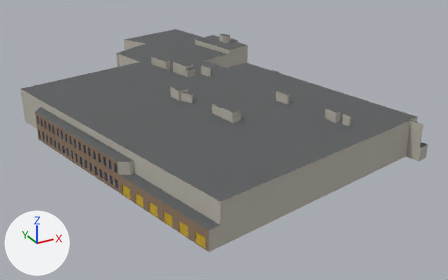
Renders of the glTF model public/canal-drive/models/ordinary-buildings/recipe-large-cgm-190-202277.glb from each side of a commit.
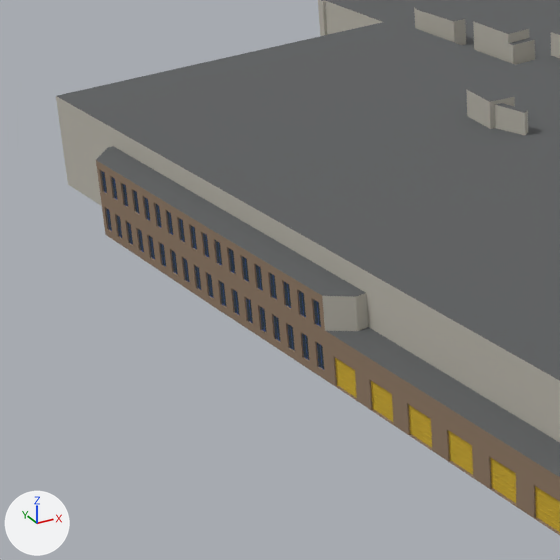
There are two pictures of each version: one whole from a 50 mm lens placed at (-94.5, -184.8, 77.5), pointed at (-1.8, -16.4, -6.7), one close up on the part from 0% to 46% of the width and 19% to 92% of the height. Every picture has the same lights, and +X, +Y and +Z are marked at lower left. The older version's two pictures come first. Vertices at exactly the same position are counted once.

Objects in the first close-up: 'cgm-190-202277'.
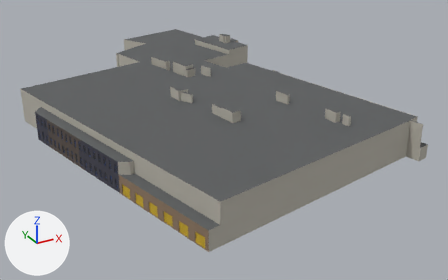
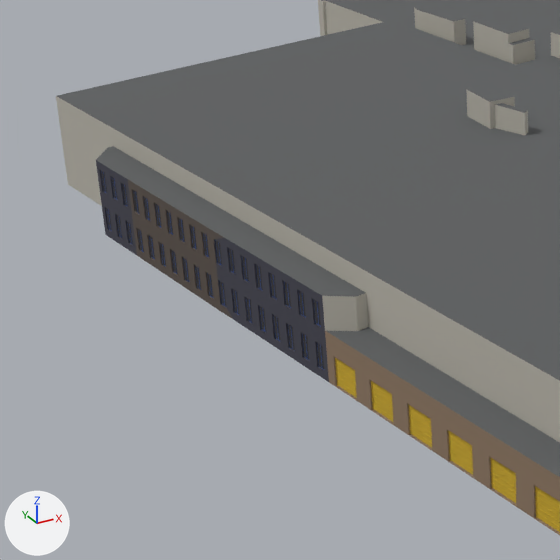
Where the change shows, as pixel boxes [x1, y1, x2, y2] in the close-ups (560 x 560 px):
part 1 of me_cgm_190_202277, reshaped
    both: [96, 160, 208, 303]
part 2 of me_cgm_190_202277, edited (looks the same)
    both: [102, 171, 324, 369]
part 3 of me_cgm_190_202277, recoloured
    both: [96, 162, 329, 382]
part 4 of me_cgm_190_202277, recoloured (darker)
    both: [131, 189, 233, 319]

The change, as a list of edits to the scene's bpy script:
```text
Add mat_544943_brick_measured:
    mat_544943_brick_measured = principled_material('544943_brick_measured')
    mat_544943_brick_measured.base_color = (0.0887, 0.0666, 0.0561)  # brown #544943
    mat_544943_brick_measured.roughness = 0.9
Add mat_232424_glass_measured:
    mat_232424_glass_measured = principled_material('232424_glass_measured')
    mat_232424_glass_measured.base_color = (0.0168, 0.0176, 0.0176)  # black #232424
    mat_232424_glass_measured.roughness = 0.9
Add mat_594f48_brick_measured:
    mat_594f48_brick_measured = principled_material('594f48_brick_measured')
    mat_594f48_brick_measured.base_color = (0.0999, 0.0782, 0.0648)  # brown #594f48
    mat_594f48_brick_measured.roughness = 0.9
Add mat_42424e_brick_measured:
    mat_42424e_brick_measured = principled_material('42424e_brick_measured')
    mat_42424e_brick_measured.base_color = (0.0545, 0.0545, 0.0762)  # dark grey #42424e
    mat_42424e_brick_measured.roughness = 0.9
Add mat_383737_glass_measured:
    mat_383737_glass_measured = principled_material('383737_glass_measured')
    mat_383737_glass_measured.base_color = (0.0395, 0.0382, 0.0382)  # dark grey #383737
    mat_383737_glass_measured.roughness = 0.9
Change me_cgm_190_202277:
    used by ob_cgm_190_202277; location = (0.0, 0.0, 0.0)
    remove me_cgm_190_202277.from_pydata(...)  # 2742 vertices, 3806 faces; spans x -60.0..36.0, y -82.0..74.0, z 0.0..15.0
    add me_cgm_190_202277.from_pydata(...)  # 2763 vertices, 3846 faces; spans x -60.0..36.0, y -82.0..74.0, z 0.0..15.0
    me_cgm_190_202277 part 1
    20 faces are deleted
    5 vertices are added at (-58.0, -9.0, 1.0), (-58.0, -9.0, 5.0), (-58.0, -9.0, 9.0), (-58.0, -9.0, 2.0), (-58.0, -9.0, 7.0)
    9 new vertices lie (-3.0, 14.0, -1.0) away from vertices in x -55.0, y -23.0, z 1.0..5.0
    7 new vertices lie (-4.0, 16.0, -1.0) away from vertices in x -54.0, y -25.0, z 9.0
    35 new faces join them, mat_42424e_brick_measured (dark grey #42424e)
    25 new faces join them, mat_594f48_brick_measured (brown #594f48)
    me_cgm_190_202277 part 2: 72 faces spanning x -59.0..-49.0, y -46.0..-2.0, z 1.0..8.0 switch from mat_2a3a42_glass (dark blue #2a3a42) to mat_383737_glass_measured (dark grey #383737)
    me_cgm_190_202277 part 3: 258 faces spanning x -60.0..-49.0, y -47.0..-2.0, z 0.0..9.0 switch from mat_8d7762_brick (brown #8d7762) to mat_42424e_brick_measured (dark grey #42424e)
    me_cgm_190_202277 part 4: 181 faces spanning x -58.0..-53.0, y -30.0..-10.0, z 0.0..9.0 switch from mat_8d7762_brick (brown #8d7762) to mat_594f48_brick_measured (brown #594f48)
    remove me_cgm_190_202277.materials.append(mat_cbc8bf_brick)  # light grey #cbc8bf
    add me_cgm_190_202277.materials.append(mat_232424_glass_measured)  # black #232424
    add me_cgm_190_202277.materials.append(mat_544943_brick_measured)  # brown #544943
```
